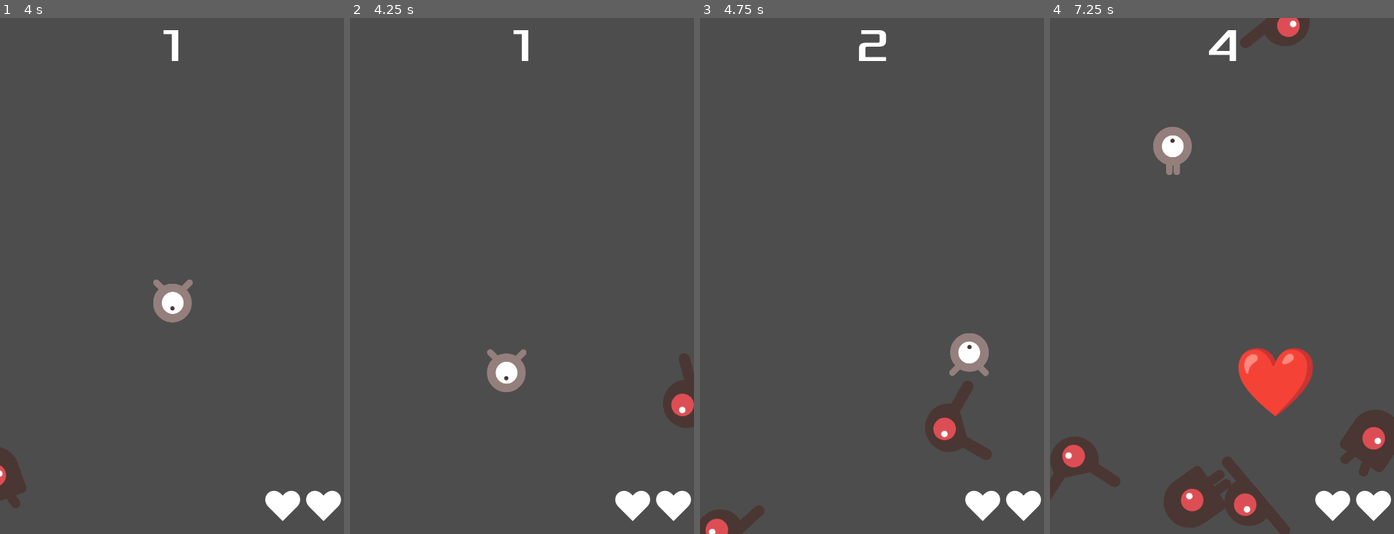
Above: before the commit, frames 1-4 (left to right).
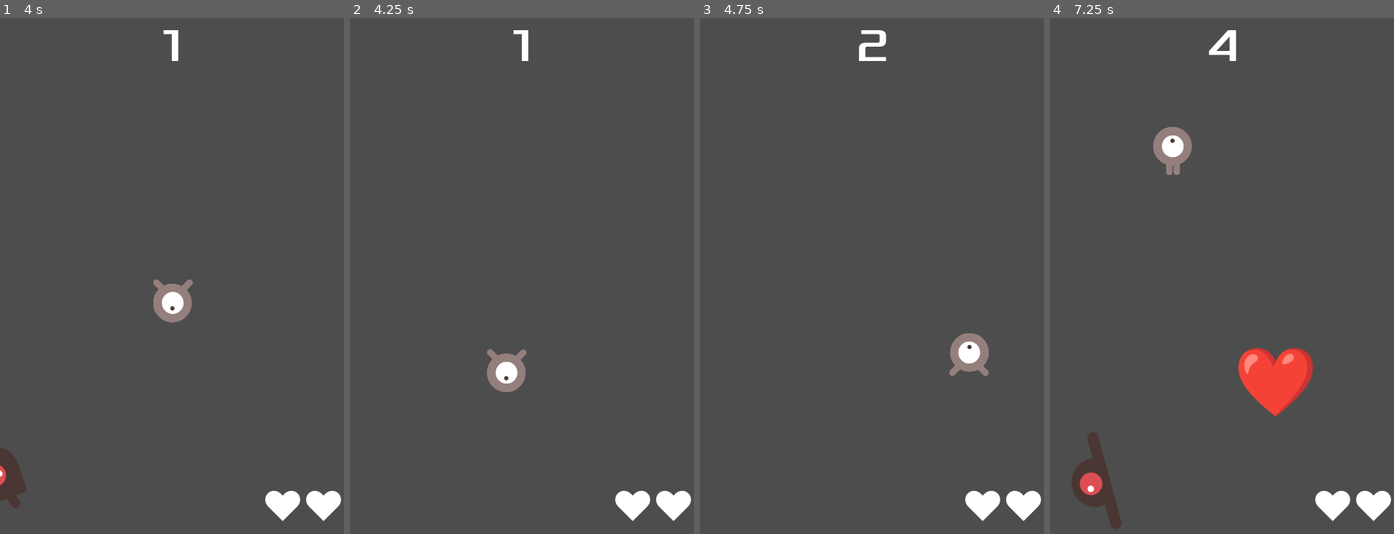
Above: after the commit, the same moments.

Repository: EnriqueSoria/GodotTutorial
Game: Godot game, scene res://main.tscn
Same seed, same stepped clock (60 frames per second), same inputs: the game is played once before the commit and once after it.
Inputs (mouse positions are in pixels of both pictures, inside the frame that each line leads up to):
- Up to frame 1 (4 s): click "Start" at 0.5 s; move the mouse to (247, 250) at 1.27 s; move the mouse to (103, 301) at 2.02 s; move the mouse to (206, 162) at 2.77 s; move the mouse to (154, 379) at 3.52 s
- Up to frame 2 (4.25 s): no input
- Up to frame 3 (4.75 s): move the mouse to (975, 353) at 4.27 s
- Up to frame 4 (7.25 s): move the mouse to (1118, 198) at 5.02 s; move the mouse to (1239, 276) at 5.77 s; move the mouse to (1170, 147) at 6.52 s

Frame 1 is identical in both runs. In frame 2, 0.8% of the frame differs, in the area x 91-100%, y 65-80%; in frame 3, 1.8%; in frame 4, 6.6%, in the area x 0-100%, y 0-100%.

Commit message:
Add some difficult curve

Diff:
--- a/main.gd
+++ b/main.gd
@@ -3,6 +3,7 @@
 @export var mob_scene: PackedScene
 @export var life_scene: PackedScene = preload("res://life.tscn")
 var score
+var difficulty_levl = 0
 
 
 func add_life():
@@ -31,6 +32,7 @@
 
 func new_game():
 	score = 0
+	difficulty_levl = 0
 	$Player.start($StartPosition.position)
 	$StartTimer.start()
 	$HUD.set_lifes($Player.lifes)
@@ -45,6 +47,9 @@
 
 func _on_score_timer_timeout() -> void:
 	score += 1
+	difficulty_levl = score / 10
+	$MobTimer.wait_time = max(1.5 - (difficulty_levl * 0.5), 0.25)
+	#print("wait_time", $MobTimer.wait_time)
 	$HUD.update_score(score)
 
 
@@ -67,7 +72,9 @@
 	mob.rotation = direction
 
 	# Choose the velocity for the mob.
-	var velocity = Vector2(randf_range(150.0, 250.0), 0.0)
+	var velocity_multiplier = 1 + (difficulty_levl * 0.25)
+	#print("velocity_multiplier", velocity_multiplier)
+	var velocity = Vector2(randf_range(150.0*velocity_multiplier, 250.0*velocity_multiplier), 0.0)
 	mob.linear_velocity = velocity.rotated(direction)
 
 	# Spawn the mob by adding it to the Main scene.
